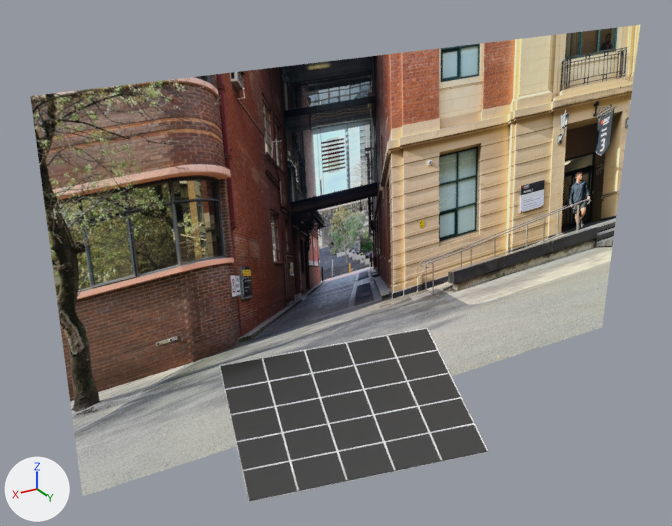
Two versions of the Blender file BlenderFiles/RMT_Creatives/Scenes/RMIT_Creatives_002.blend, one commit apart.
Camera for both pictures: a 50 mm camera at (33.1, 35.6, 36.0) aimed at (6.2, -9.3, 13.6). The axes (+X, +Y, +Z) are drawn at lower left. The lights are the same throughout.

Names of what the first picture shows: 'Bown_St_Img_2', 'Grid'.
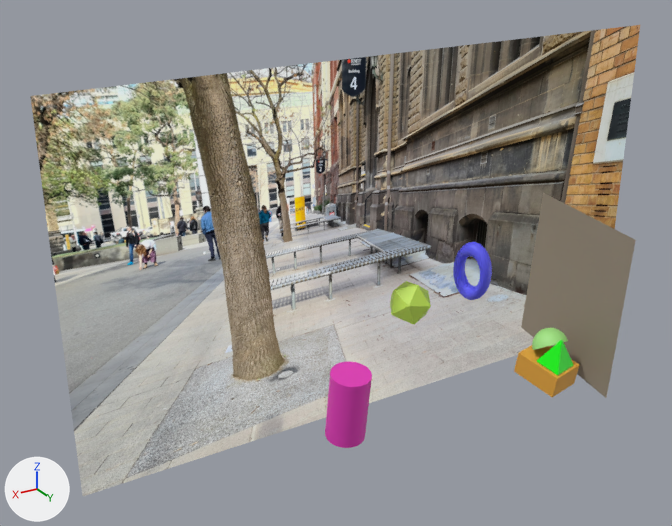
The newer file is also turned or shifted as a whole; pictures and numbers use the older file's frame.

Location of each change, [x1, y1, x2, y2] in pixels of the pictures (672 x 526 px):
'Bown_St_Img_2', recoloured
    both: [30, 25, 640, 493]
'Grid', deleted
    before: [219, 328, 488, 502]
'Graphic_Image_Plane', added (brown)
    after: [521, 193, 636, 398]
'Cylinder', added (pink)
    after: [325, 362, 372, 448]
'Cube_1', added (orange)
    after: [514, 345, 580, 397]
'Tube', added (blue)
    after: [453, 242, 492, 300]
'Icosphere', added (green)
    after: [390, 281, 431, 324]
'Cone', added (green)
    after: [537, 340, 573, 375]
'Sphere', added (green)
    after: [532, 328, 568, 350]

The change, as a diff of the scene's bpy script:
```diff
--- a/BlenderFiles/RMT_Creatives/Scenes/RMIT_Creatives_002.blend.py
+++ b/BlenderFiles/RMT_Creatives/Scenes/RMIT_Creatives_002.blend.py
@@ mat_20230726_135914 @@
+mat_20230726_135914 = bpy.data.materials.new('20230726_135914')
+# uses the picture img_20230726_135914_jpg
@@ me_bown_st_img_mesh_001 @@
 me_bown_st_img_mesh_001.from_pydata(...)  # 4 vertices, 1 face; spans x -0.89..0.89, y 0.0..1.0, z 0.0
-me_bown_st_img_mesh_001.materials.append(mat_20230726_135914_001)
+me_bown_st_img_mesh_001.materials.append(mat_20230726_135914)
@@ me_cone_003 @@
+me_cone_003.from_pydata([(0.0, 2.0, 0.0), (2.0, 0.0, 0.0), (0.0, -2.0, 0.0), (-2.0, 0.0, 0.0), (0.0, 0.0, 4.0)], [], [(0, 4, 1), (1, 4, 2), (0, 1, 2, 3), (2, 4, 3), (3, 4, 0)])
+me_cone_003.materials.append(mat_mat_prism)  # green #00ff00
@@ me_plane @@
+me_plane.from_pydata([(-7.38, -4.78, -1.39), (1.86, -3.89, -0.13), (-8.24, 0.88, -1.2), (1.95, 2.0, -0.03)], [], [(0, 1, 3, 2)])
+me_plane.materials.append(mat_mat_graphic_image)  # brown #978c7b
@@ ob_grid @@
-ob_grid = bpy.data.objects.new('Grid', me_grid)
@@ ob_cylinder @@
+ob_cylinder = bpy.data.objects.new('Cylinder', me_cylinder)  # a 32-sided cylinder along z spanning x -2.0..2.0, y -2.0..2.0, z -2.0..2.0; in mat_mat_cylinder (pink #e73dbd)
+ob_cylinder.location = (7.7, -5.37, 6.04)
+ob_cylinder.rotation_euler = (-0.14, 0.0, 0.0)  # degrees (-8, 0, 0)
+ob_cylinder.scale = (0.616, 0.616, 1.15)
@@ ob_icosphere @@
+ob_icosphere = bpy.data.objects.new('Icosphere', me_icosphere)  # an icosphere of 20 faces spanning x -1.79..1.79, y -1.7..1.7, z -2.0..2.0; in mat_mat_icosphere (green #c3e758)
+ob_icosphere.location = (-1.42, -11.99, 7.86)
+ob_icosphere.rotation_euler = (0.324, 0.794, 0.145)  # degrees (19, 45, 8.3)
+ob_icosphere.scale = (0.813, 0.813, 0.813)
@@ ob_cube_1 @@
+ob_cube_1 = bpy.data.objects.new('Cube_1', me_cube)  # a box spanning x -2.0..2.0, y -2.0..2.0, z -2.0..2.0; in mat_mat_cube (orange #e9aa41)
+ob_cube_1.location = (-2.92, 0.07, 8.11)
+ob_cube_1.rotation_euler = (-0.0518, -0.194, -1.374)  # degrees (-3, -11, -79)
+ob_cube_1.scale = (0.726, 0.543, 0.362)
@@ ob_tube @@
+ob_tube = bpy.data.objects.new('Tube', me_torus)  # a torus around z (ring radius 3.06, tube radius 0.92) spanning x -3.97..3.97, y -3.97..3.97, z -0.92..0.92; in mat_mat_tube (blue #6060ff)
+ob_tube.location = (-6.29, -11.34, 9.39)
+ob_tube.rotation_euler = (-1.489, 0.136, 1.848)  # degrees (-85, 7.8, 106)
+ob_tube.scale = (0.376, 0.58, 0.571)
@@ ob_cone @@
+ob_cone = bpy.data.objects.new('Cone', me_cone_003)
+ob_cone.location = (-2.9, 0.72, 8.76)
+ob_cone.rotation_euler = (-0.17, -0.11, -0.569)  # degrees (-10, -6.3, -33)
+ob_cone.scale = (0.563, 0.563, 0.451)
@@ ob_sphere @@
+ob_sphere = bpy.data.objects.new('Sphere', me_sphere)  # 257 vertices, 257 faces; spans x -2.0..2.0, y -2.0..2.0, z -2.0..0.0; in mat_mat_hemisphere (green #a5e786)
+ob_sphere.location = (-3.09, 0.03, 9.57)
+ob_sphere.rotation_euler = (-2.548, -0.0354, -0.0265)  # degrees (-146, -2, -1.5)
+ob_sphere.scale = (0.532, 0.532, 0.532)
@@ ob_graphic_image_plane @@
+ob_graphic_image_plane = bpy.data.objects.new('Graphic_Image_Plane', me_plane)
+ob_graphic_image_plane.location = (-4.88, 0.73, 9.12)
+ob_graphic_image_plane.rotation_euler = (1.032, 1.799, 1.072)  # degrees (59, 103, 61)
+ob_graphic_image_plane.scale = (1.0, 1.28, 1.0)
```
